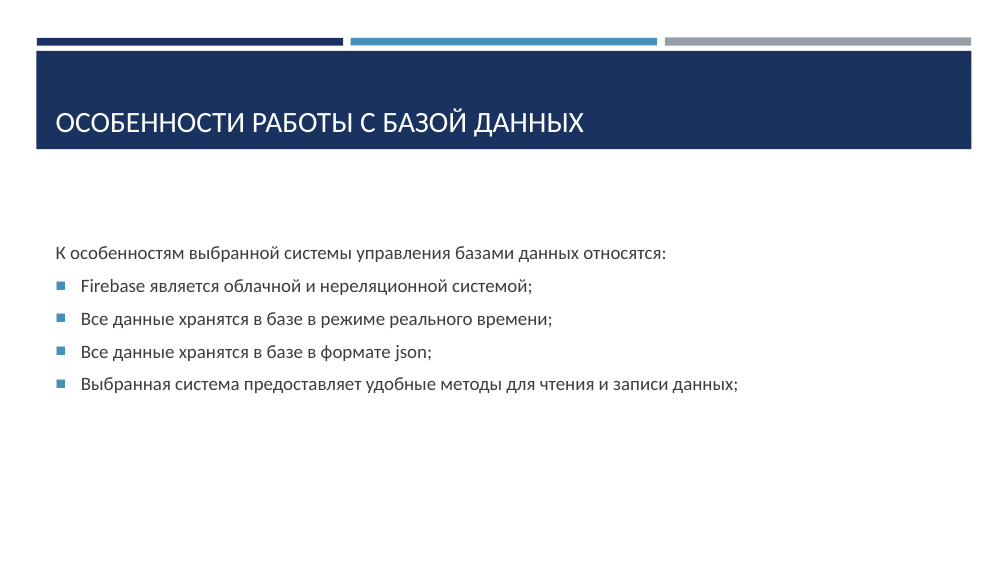
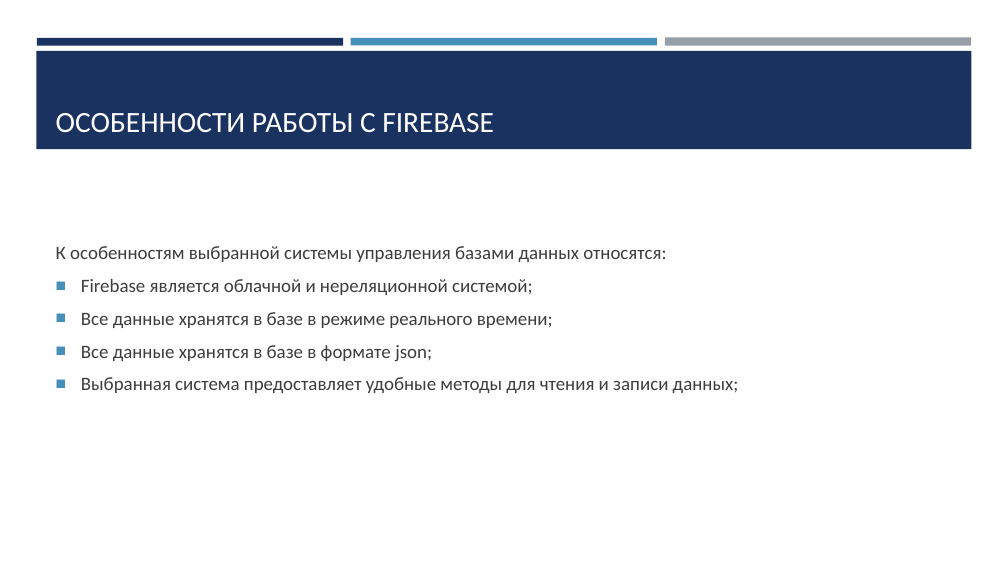
Before and after one commit to btwlav/ChatTutorial1, a slide deck: slide 6 of shemas/Выступление.pptx. Drawn at 1008x567 pixels with LibreOffice and Linux fonts; fonts in the diff are those of the drawing. Boxes give left, top, right and bottom in pixels: in the first picture for what was removed or moved away, otherwise in the second. Text is boxed around its words. In the diff, an @@ line names an element or a change of style, - is before the commit and + after.

```diff
--- a/shemas/Выступление.pptx
+++ b/shemas/Выступление.pptx
@@ title at (x1=56, y1=113, x2=494, y2=133): text changed @@
-ОСОБЕННОСТИ РАБОТЫ С БАЗОЙ ДАННЫХ
+ОСОБЕННОСТИ РАБОТЫ С FIREBASE
```
Also in this commit, not shown: 1 other slide changed.
